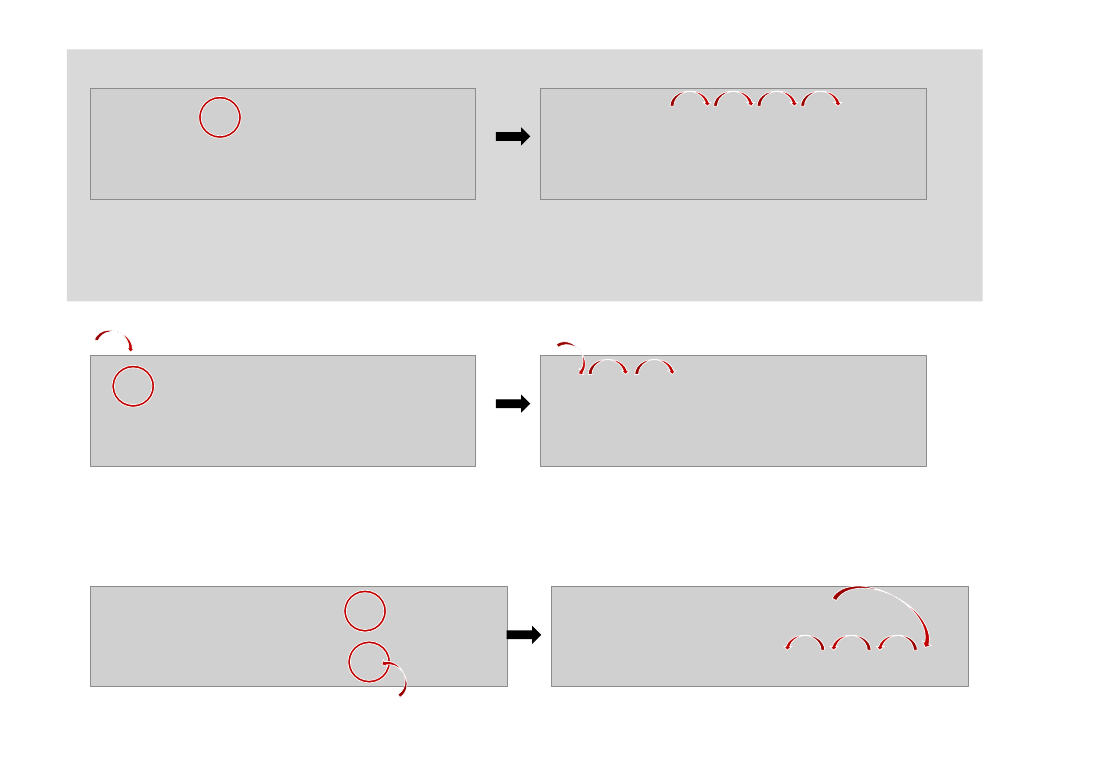
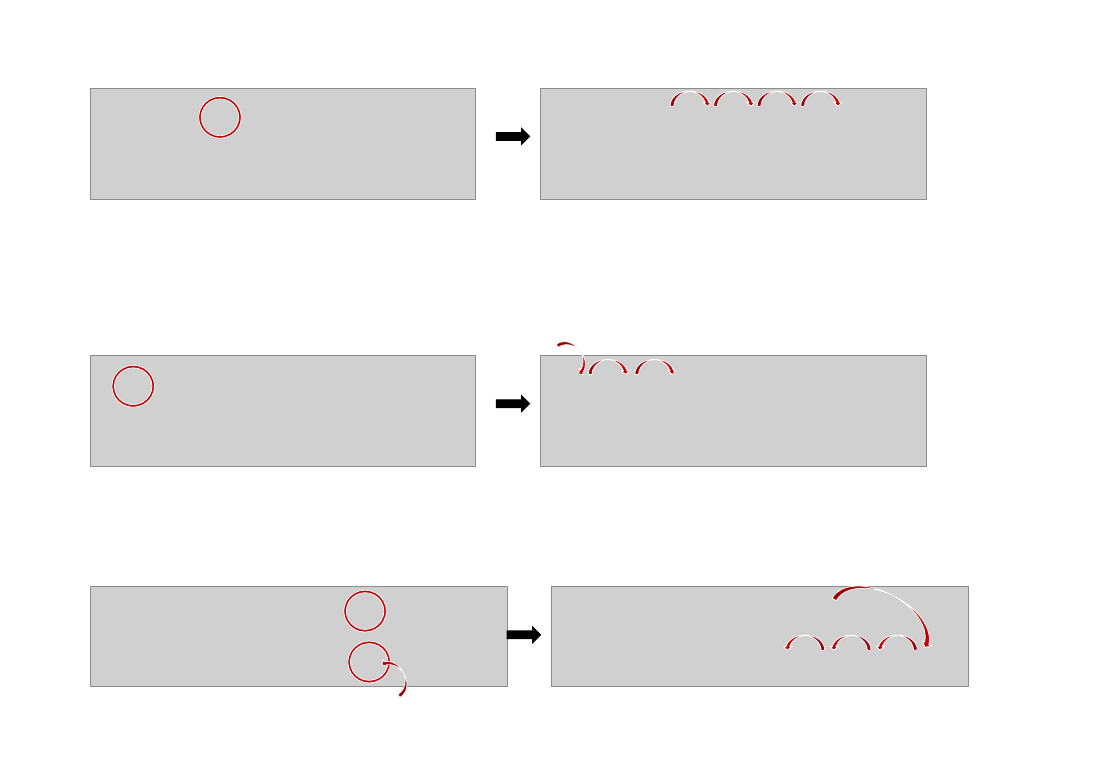
Before and after one commit to geziefer/baolakiswahili, a slide deck: slide 5 of baolakiswahili/misc/BaoLaKiswahili-Regeln.pptx (slide 4 before the commit). Drawn at 1120x775 pixels with LibreOffice and Linux fonts; fonts in the diff are those of the drawing; grey boxes stand for pictures; background and template pictures are left out. Boxes give left, top, right and bottom in pixels: in the first picture for what was removed or moved away, otherwise in the second. Text is boxed around its words. In the diff, an @@ line names an element or a change of style, - is before the commit and + after.

```diff
--- a/baolakiswahili/misc/BaoLaKiswahili-Regeln.pptx
+++ b/baolakiswahili/misc/BaoLaKiswahili-Regeln.pptx
@@ rectangle removed at [67, 50, 983, 302] @@
@@ curved down arrow removed at [95, 326, 139, 354] @@
```
Also in this commit, not shown: 10 slides added, 1 slide removed, 1 other file.
